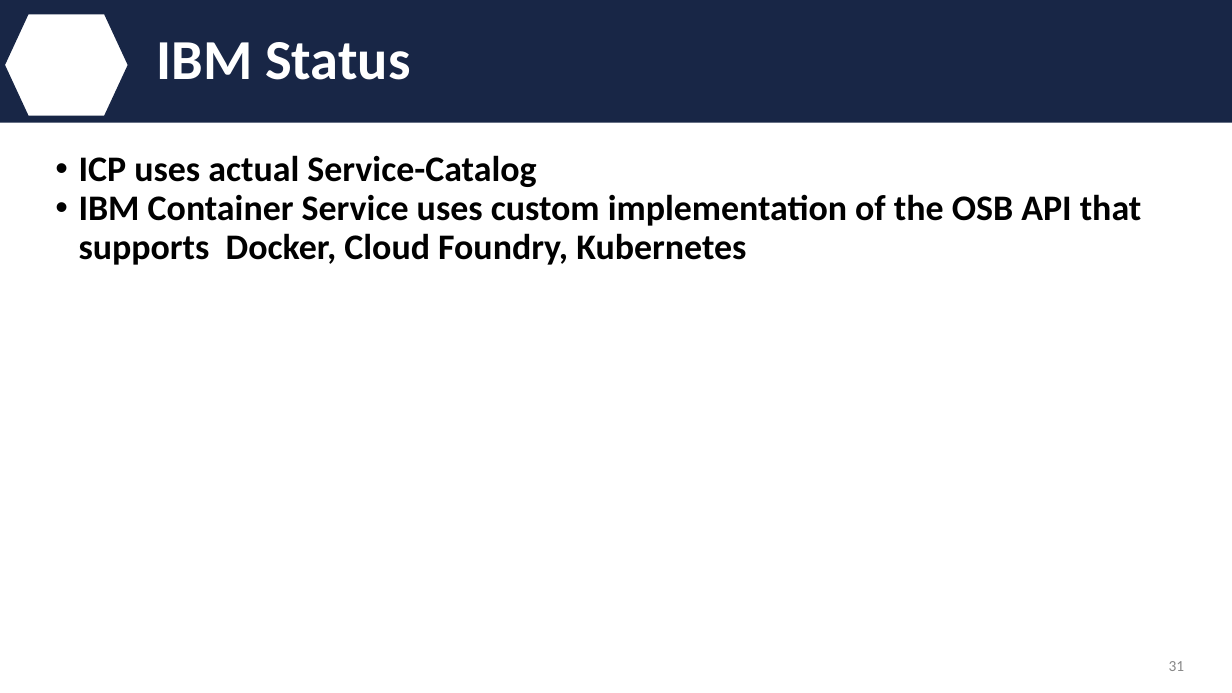
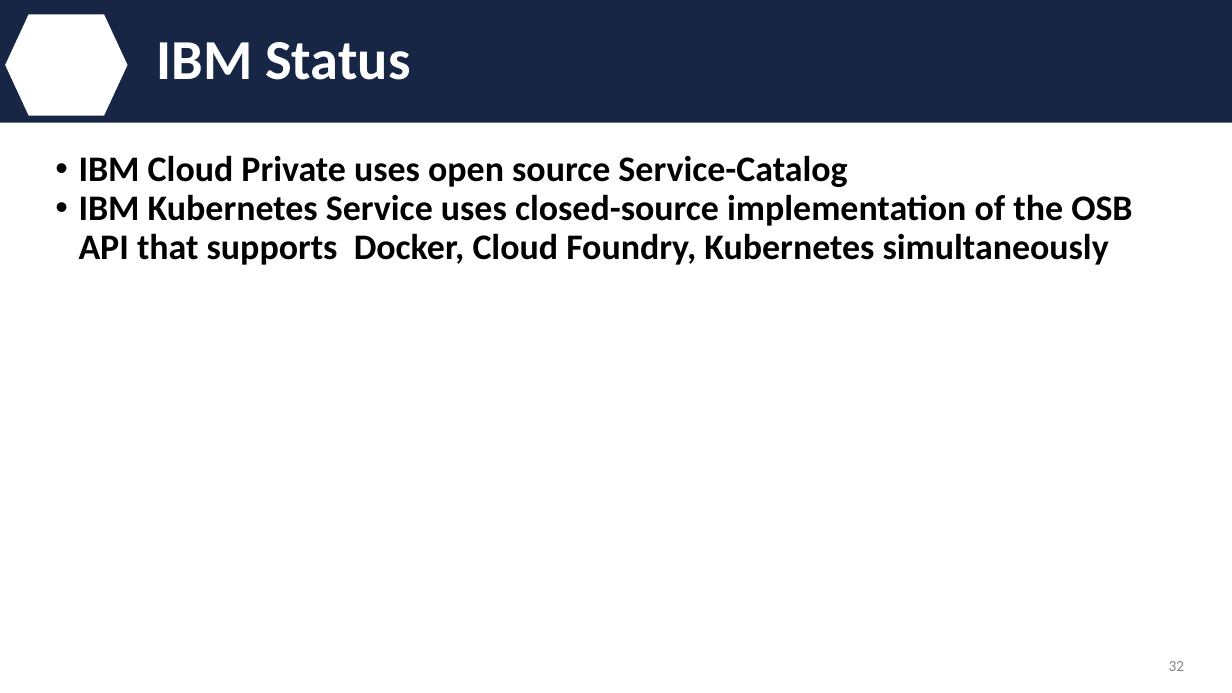
Before and after one commit to IBM/svccat, a slide deck: slide 32 of presentation/kube_service_catalog_101.pptx (slide 31 before the commit). Drawn at 1232x693 pixels with LibreOffice and Linux fonts; fonts in the diff are those of the drawing; background and template pictures are left out. Boxes give left, top, right and bottom in pixels: in the first picture for what was removed or moved away, otherwise in the second. Text is boxed around its words. In the diff, an @@ line names an element or a change of style, - is before the commit and + after.

Commit message:
Add demo instructions to presentation
-Update verbiage about IBM Cloud use of Service Catalog

```diff
--- a/presentation/kube_service_catalog_101.pptx
+++ b/presentation/kube_service_catalog_101.pptx
@@ text at (x1=79, y1=155, x2=1132, y2=265): text changed @@
-• ICP uses actual Service-Catalog
-• IBM Container Service uses custom implementation of the OSB API that supports Docker, Cloud Foundry, Kubernetes
+• IBM Cloud Private uses open source Service-Catalog
+• IBM Kubernetes Service uses closed-source implementation of the OSB API that supports Docker, Cloud Foundry, Kubernetes simultaneously
@@ page number at (x1=1169, y1=661, x2=1185, y2=671): text changed @@
-31
+32
```
Also in this commit, not shown: 1 other slide changed, 1 slide added.
